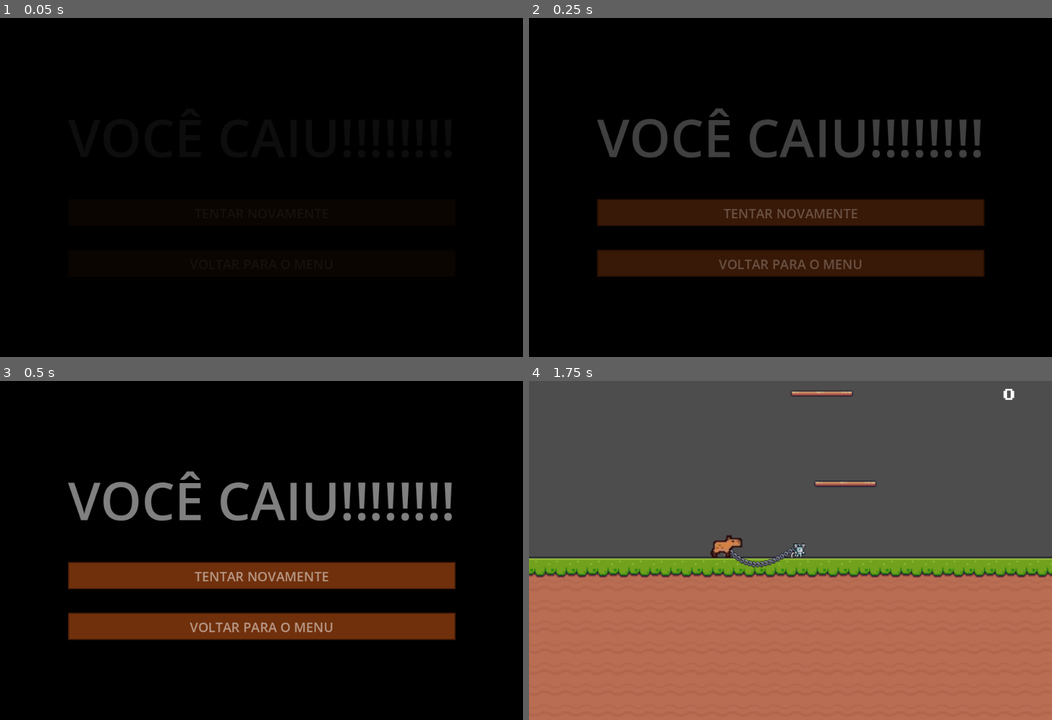
Above: before the commit, frames 1-4 (two rows, left to right).
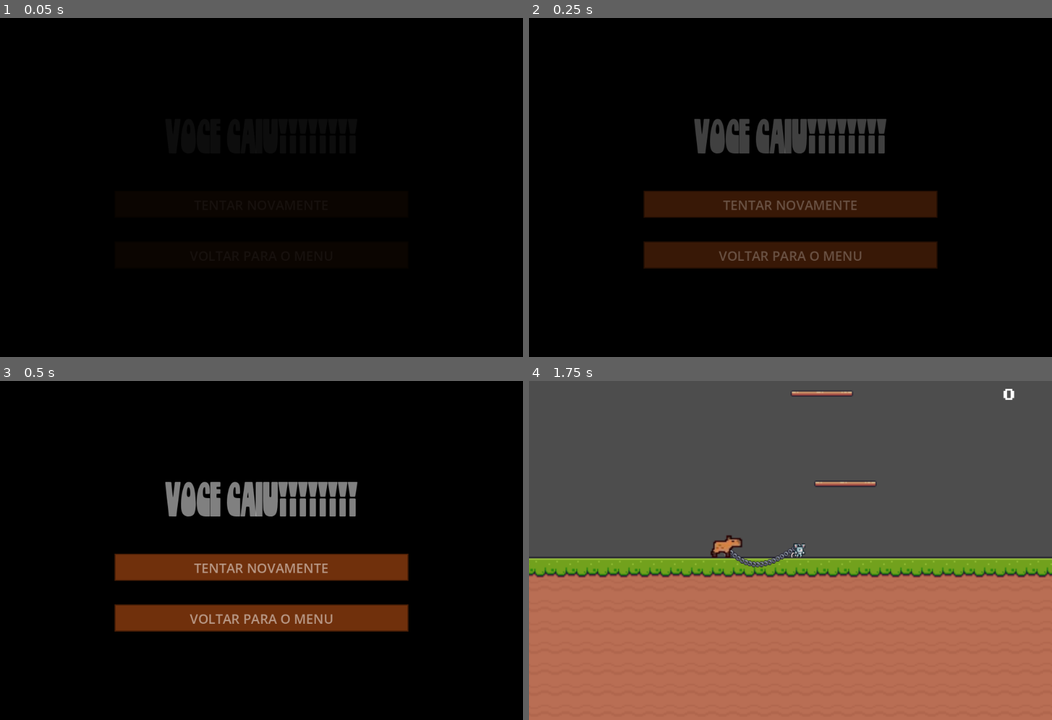
Above: after the commit, the same moments.

Repository: MarinVLT/jump-together
Game: Godot game, scene res://scenes/reset.tscn
Same seed, same stepped clock (60 frames per second), same inputs: the game is played once before the commit and once after it. This scene is started directly instead of the project's main scene.
Inputs:
- Up to frame 1 (0.05 s): no input
- Up to frame 2 (0.25 s): no input
- Up to frame 3 (0.5 s): no input
- Up to frame 4 (1.75 s): tap Enter at 0.5 s; hold Right (ui_right) 0.53-1.25 s; tap A (a) at 0.6 s; tap Up (ui_up) at 0.77 s; tap D (d) at 0.8 s; click "TENTAR NOVAMENTE" at 1.25 s

The runs differ from the first frame. In frame 2, 14% of the frame differs, in the area x 13-88%, y 26-77%; in frame 3, 15%; in frame 4, nothing differs.

Commit message:
nova fonte adicionada

Diff:
--- a/scenes/reset.tscn
+++ b/scenes/reset.tscn
@@ -1,7 +1,8 @@
-[gd_scene load_steps=7 format=3 uid="uid://iip2gdfv0jxg"]
+[gd_scene load_steps=8 format=3 uid="uid://iip2gdfv0jxg"]
 
 [ext_resource type="Script" path="res://reset.gd" id="1_setok"]
 [ext_resource type="Theme" uid="uid://burrrtpd8blug" path="res://themes/default_btn.tres" id="1_wiqc0"]
+[ext_resource type="FontFile" uid="uid://7eoqemlu64pw" path="res://assets/fonts/Village.ttf" id="2_uldi7"]
 [ext_resource type="AudioStream" uid="uid://c8170sebfq0pf" path="res://assets/sounds/fail_sound.mp3" id="3_arkxw"]
 
 [sub_resource type="Animation" id="Animation_hfoyn"]
@@ -76,8 +77,9 @@
 
 [node name="Label" type="Label" parent="VBoxContainer"]
 layout_mode = 2
+theme_override_fonts/font = ExtResource("2_uldi7")
 theme_override_font_sizes/font_size = 100
-text = "VOCÊ CAIU!!!!!!!!"
+text = "VOCE CAIU!!!!!!!!"
 horizontal_alignment = 1
 vertical_alignment = 1
 
Binary file added: assets/fonts/Village.ttf
Not shown, added: assets/fonts/Village.ttf.import
